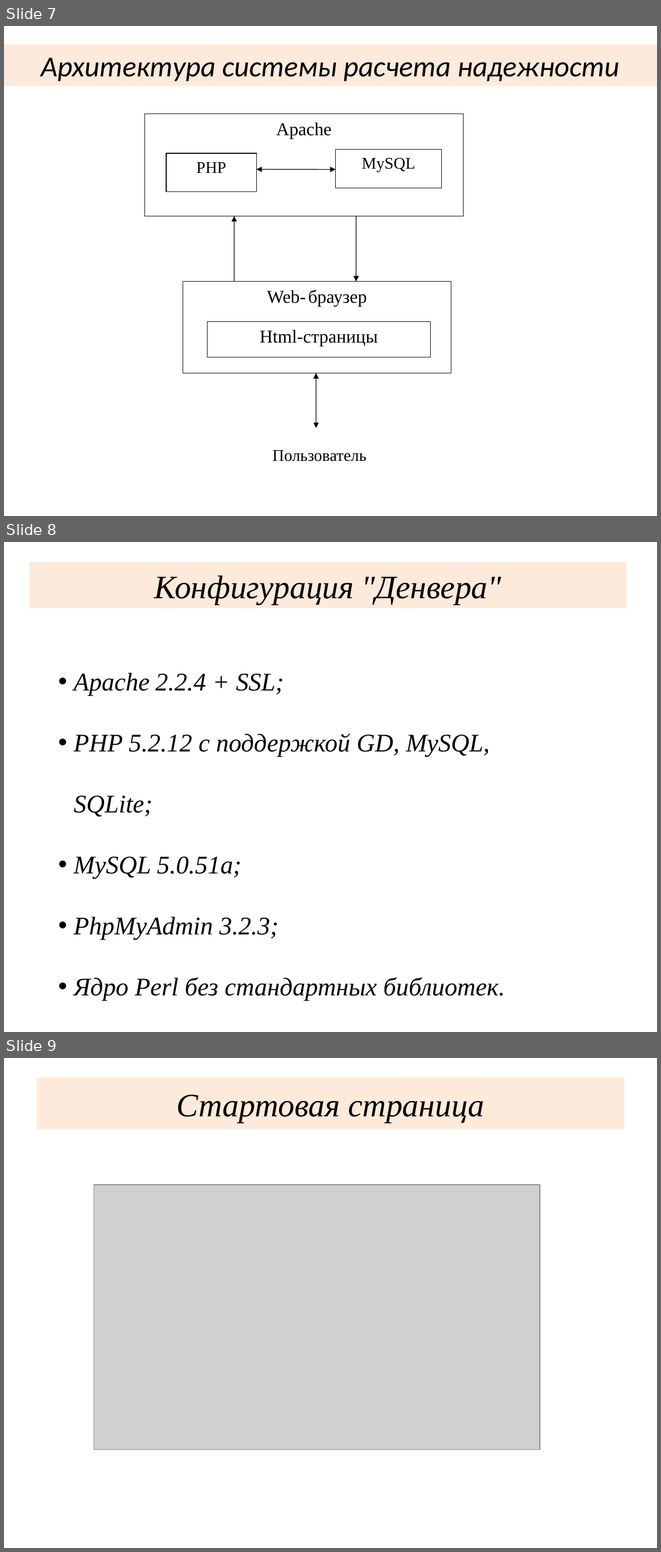
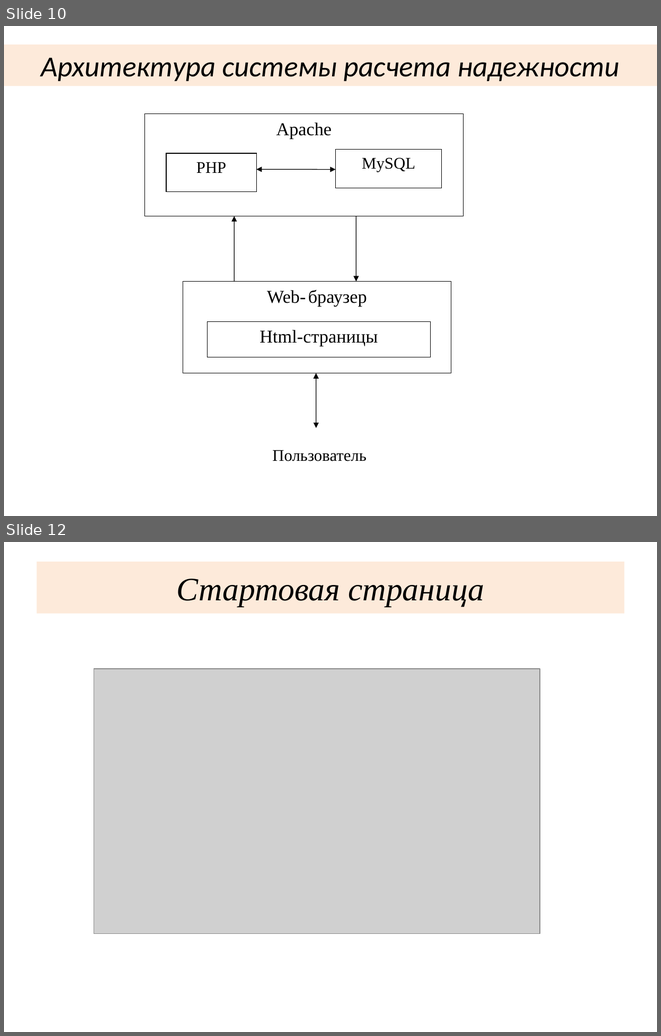
Before and after one commit to max41479/Diplom, a slide deck: Презентация Афанасьева.ppt. Shown one above the other, each under a label of ours: slides 7, 8 and 9 before the commit, slides 10 and 12 after it; the slides between them are not shown. The pictures are 661x1552 and 661x1036 pixels, drawn with LibreOffice and Linux fonts; fonts in the diff are those of the drawing; grey boxes stand for pictures. Boxes give left, top, right and bottom in pixels: in the first picture for what was removed or moved away, otherwise in the second. Text is boxed around its words. In the diff, an @@ line names an element or a change of style, - is before the commit and + after.

```diff
--- a/Презентация Афанасьева.ppt
+++ b/Презентация Афанасьева.ppt
@@ slide 8 removed at bbox=[4, 542, 657, 1032], background #FFFFFF @@
@@ rectangle removed at bbox=[29, 562, 626, 608] @@
-Конфигурация "Денвера"
@@ text removed at bbox=[73, 672, 505, 1000] @@
-• Apache 2.2.4 + SSL;
-• PHP 5.2.12 с поддержкой GD, MySQL, SQLite;
-• MySQL 5.0.51a;
-• PhpMyAdmin 3.2.3;
-• Ядро Perl без стандартных библиотек.
@@ what was slide 7 is now slide 10 @@
@@ what was slide 9 is now slide 12 @@
```
Also in this commit, not shown: 2 slides changed, 4 slides added, 1 other file.
